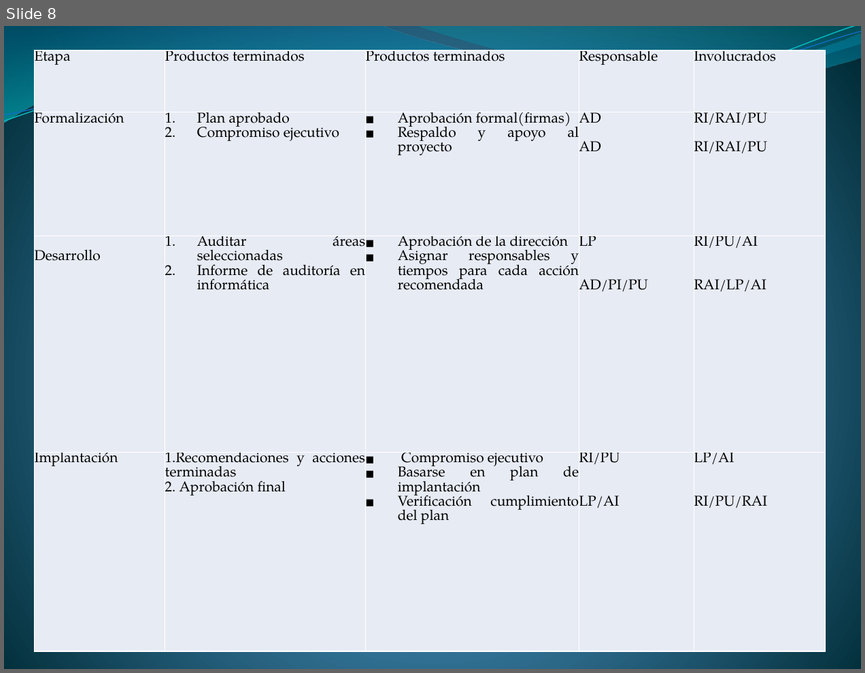
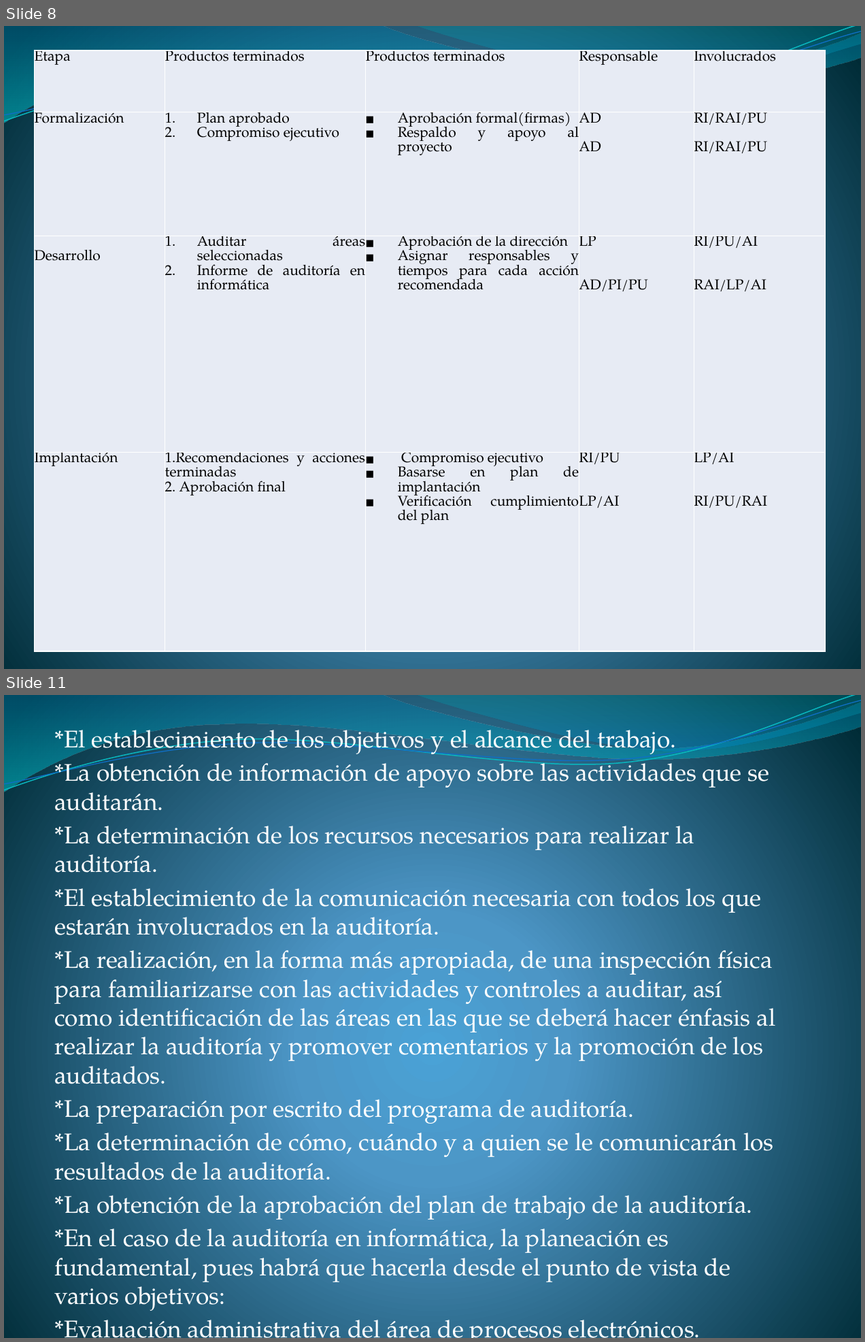
Before and after one commit to lc850/auditoria, a slide deck: Metodología para el desarrollo e implantación en la.pptx. Shown one above the other, each under a label of ours: slide 8 before the commit, slides 8 and 11 after it; the slides between them are not shown. The pictures are 865x673 and 865x1342 pixels, drawn with LibreOffice and Linux fonts; fonts in the diff are those of the drawing. Boxes give left, top, right and bottom in pixels: in the first picture for what was removed or moved away, otherwise in the second. Text is boxed around its words. In the diff, an @@ line names an element or a change of style, - is before the commit and + after.

```diff
--- a/Metodología para el desarrollo e implantación en la.pptx
+++ b/Metodología para el desarrollo e implantación en la.pptx
@@ slide 11 added at (4, 695, 861, 1338), background gradient #4AA0D6 to #4C98C7 to #002C38; not listed: 4 template elements that a slide beside it also shows @@
@@ subtitle added at (54, 730, 776, 1310), 20.1 pt, text #FFFFFF @@
+*El establecimiento de los objetivos y el alcance del trabajo.
+*La obtención de información de apoyo sobre las actividades que se auditarán.
+*La determinación de los recursos necesarios para realizar la auditoría.
+*El establecimiento de la comunicación necesaria con todos los que estarán involucrados en la auditoría.
+*La realización, en la forma más apropiada, de una inspección física para familiarizarse con las actividades y controles a auditar, así como identificación de las áreas en las que se deberá hacer énfasis al realizar la auditoría y promover comentarios y la promoción de los auditados.
+*La preparación por escrito del programa de auditoría.
+*La determinación de cómo, cuándo y a quien se le comunicarán los resultados de la auditoría.
+*La obtención de la aprobación del plan de trabajo de la auditoría.
+*En el caso de la auditoría en informática, la planeación es fundamental, pues habrá que hacerla desde el punto de vista de varios objetivos:
+*Evaluación administrativa del área de procesos electrónicos.
+*Evaluación de los sistemas y procedimientos.
+*Evaluación de los equipos de cómputo.
```
Also in this commit, not shown: 8 other slides added.
